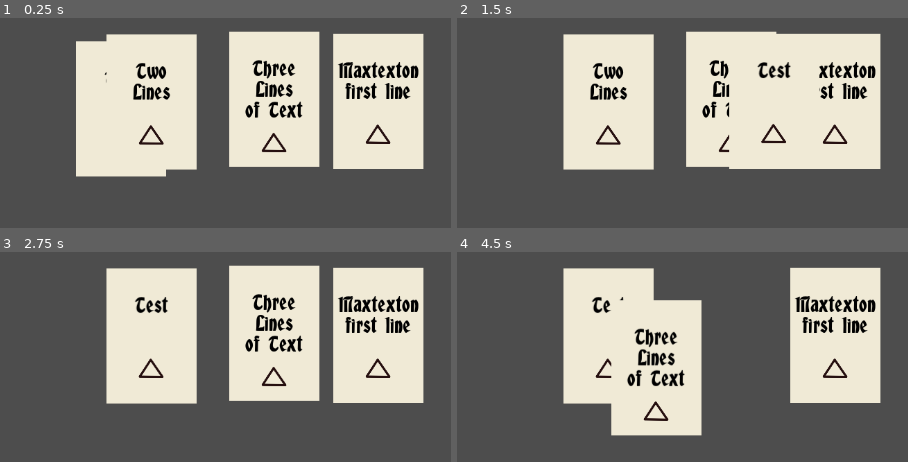
Above: before the commit, frames 1-4 (two rows, left to right).
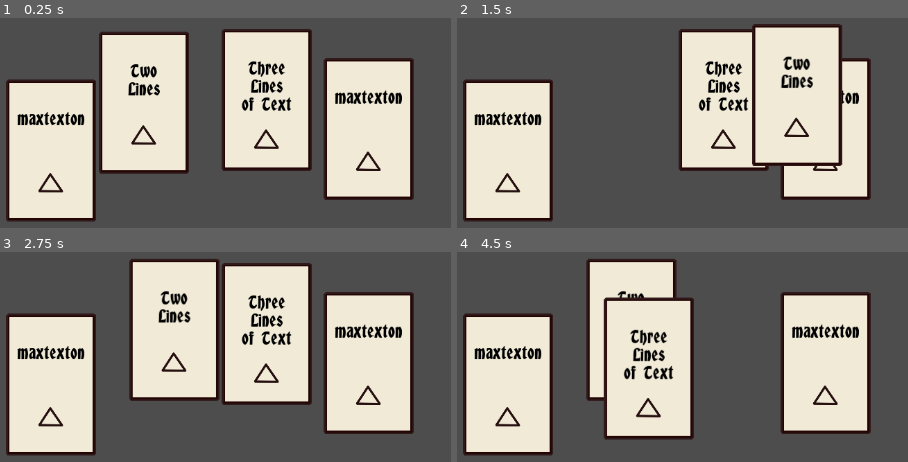
Above: after the commit, the same moments.

Repository: Ytlander/timeline-stories
Game: Godot game, scene res://Scenes/main.tscn
Two runs of this game, one before a commit and one after it. Both use one fixed random seed, a clock stepped at 60 frames per second and the inputs below.
Inputs (mouse positions are in pixels of both pictures, inside the frame that each line leads up to):
- Up to frame 1 (0.25 s): no input
- Up to frame 2 (1.5 s): tap Enter at 0.5 s; drag from (578, 108) to (835, 99) at 0.52 s; drag from (835, 99) to (610, 102) at 1.27 s
- Up to frame 3 (2.75 s): press the mouse at (153, 336) at 2.03 s
- Up to frame 4 (4.5 s): release the mouse at (610, 336) at 2.75 s; tap Space at 2.75 s; drag from (732, 333) to (592, 380) at 2.77 s; move the mouse to (outside the picture) at 3.52 s; press the mouse at (outside the picture) at 3.53 s; release the mouse at (outside the picture) at 4.25 s; tap Enter at 4.25 s; drag from (592, 380) to (835, 333) at 4.27 s

The runs differ from the first frame. In frame 1, 34% of the frame differs, in the area x 1-95%, y 5-98%; in frame 2, 40%, in the area x 1-95%, y 2-98%; in frame 3, 40%; in frame 4, 35%.

Commit message:
add border
added a border to the cards

Changed the card margins a little bit but haven't touched the layout. I think it's okay as it is right now, maybe we will fiddle with it later.

Diff:
--- a/Scenes/main.tscn
+++ b/Scenes/main.tscn
@@ -9,14 +9,10 @@
 script = ExtResource("2_bo1nx")
 
 [node name="Story_Card" parent="Card Manager" instance=ExtResource("1_jjgbg")]
-position = Vector2(201, 175)
+position = Vector2(111, 234)
 
 [node name="Story_Card4" parent="Card Manager" instance=ExtResource("1_jjgbg")]
-position = Vector2(572, 164)
-
-[node name="RichTextLabel" parent="Card Manager/Story_Card4/PanelContainer/MarginContainer/VBoxContainer" index="0"]
-text = "Maxtexton
-first line"
+position = Vector2(569, 203)
 
 [node name="Story_Card2" parent="Card Manager" instance=ExtResource("1_jjgbg")]
 position = Vector2(245, 165)
@@ -33,6 +29,5 @@
 Lines
 of Text"
 
-[editable path="Card Manager/Story_Card4"]
 [editable path="Card Manager/Story_Card2"]
 [editable path="Card Manager/Story_Card3"]
--- a/Scenes/story_card.tscn
+++ b/Scenes/story_card.tscn
@@ -11,7 +11,6 @@
 script = ExtResource("1_cxbvt")
 
 [node name="CollisionShape2D" type="CollisionShape2D" parent="."]
-position = Vector2(11, -1)
 shape = SubResource("RectangleShape2D_jjvhh")
 
 [node name="PanelContainer" type="PanelContainer" parent="."]
@@ -20,10 +19,10 @@
 anchor_top = 0.5
 anchor_right = 0.5
 anchor_bottom = 0.5
-offset_left = -54.0
-offset_top = -98.5
-offset_right = 76.0
-offset_bottom = 96.5
+offset_left = -65.0
+offset_top = -102.5
+offset_right = 65.0
+offset_bottom = 102.5
 grow_horizontal = 2
 grow_vertical = 2
 mouse_filter = 2
@@ -32,9 +31,9 @@
 [node name="MarginContainer" type="MarginContainer" parent="PanelContainer"]
 layout_mode = 2
 mouse_filter = 2
-theme_override_constants/margin_left = 5
+theme_override_constants/margin_left = 10
 theme_override_constants/margin_top = 40
-theme_override_constants/margin_right = 5
+theme_override_constants/margin_right = 10
 theme_override_constants/margin_bottom = 5
 
 [node name="VBoxContainer" type="VBoxContainer" parent="PanelContainer/MarginContainer"]
@@ -47,7 +46,7 @@
 size_flags_vertical = 3
 size_flags_stretch_ratio = 3.0
 mouse_filter = 2
-text = "Test"
+text = "maxtexton"
 fit_content = true
 horizontal_alignment = 1
 
--- a/default_ui_theme.tres
+++ b/default_ui_theme.tres
@@ -1,16 +1,21 @@
-[gd_resource type="Theme" load_steps=3 format=3 uid="uid://gtweqjsmt5k"]
+[gd_resource type="Theme" load_steps=4 format=3 uid="uid://gtweqjsmt5k"]
 
 [ext_resource type="FontFile" uid="uid://ndnqmg54m45n" path="res://Assets/Fonts/AlbertTextBold.otf" id="1_6kd74"]
+[ext_resource type="Texture2D" uid="uid://e3cvta4k1buh" path="res://Assets/Sprites/Border-thin.png" id="2_47fwc"]
 
-[sub_resource type="StyleBoxFlat" id="StyleBoxFlat_v7wg7"]
-bg_color = Color(0.941176, 0.917647, 0.839216, 1)
+[sub_resource type="StyleBoxTexture" id="StyleBoxTexture_75vm5"]
+texture = ExtResource("2_47fwc")
+texture_margin_left = 5.0
+texture_margin_top = 5.0
+texture_margin_right = 5.0
+texture_margin_bottom = 5.0
 
 [resource]
 Label/colors/font_color = Color(0, 0, 0, 1)
 Label/font_sizes/font_size = 20
 Label/fonts/font = ExtResource("1_6kd74")
-PanelContainer/styles/panel = SubResource("StyleBoxFlat_v7wg7")
+PanelContainer/styles/panel = SubResource("StyleBoxTexture_75vm5")
 RichTextLabel/colors/default_color = Color(0, 0, 0, 1)
 RichTextLabel/font_sizes/bold_font_size = 16
-RichTextLabel/font_sizes/normal_font_size = 28
+RichTextLabel/font_sizes/normal_font_size = 24
 RichTextLabel/fonts/normal_font = ExtResource("1_6kd74")
Binary file added: Assets/Sprites/Border-1.png
Not shown, added: Assets/Sprites/Border-1.png.import
Binary file added: Assets/Sprites/Border-2.aseprite
Binary file added: Assets/Sprites/Border-2.png
Not shown, added: Assets/Sprites/Border-2.png.import
Binary file added: Assets/Sprites/Border-thin.png
Not shown, added: Assets/Sprites/Border-thin.png.import
Not shown, added: Assets/Sprites/Border-1.png~
